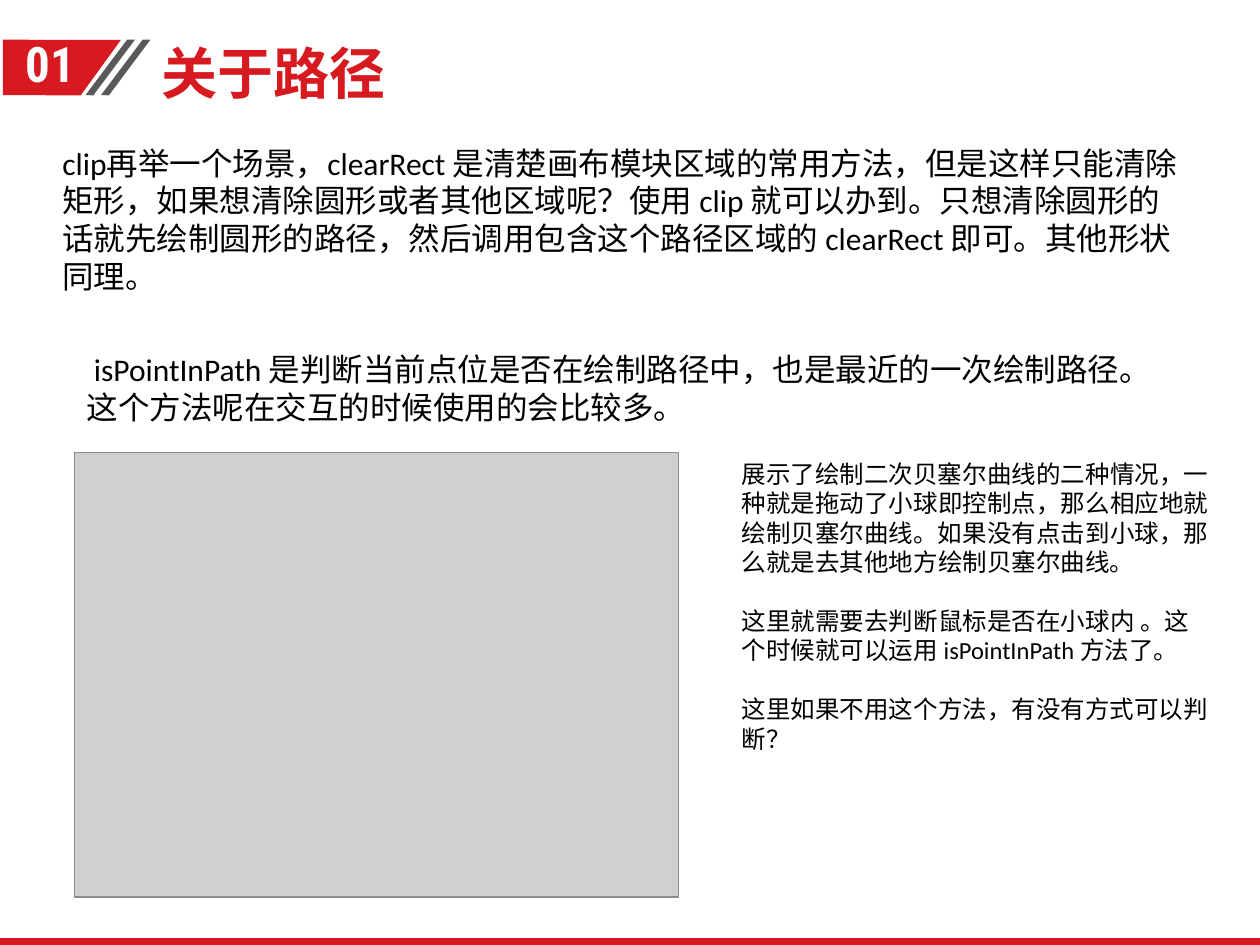
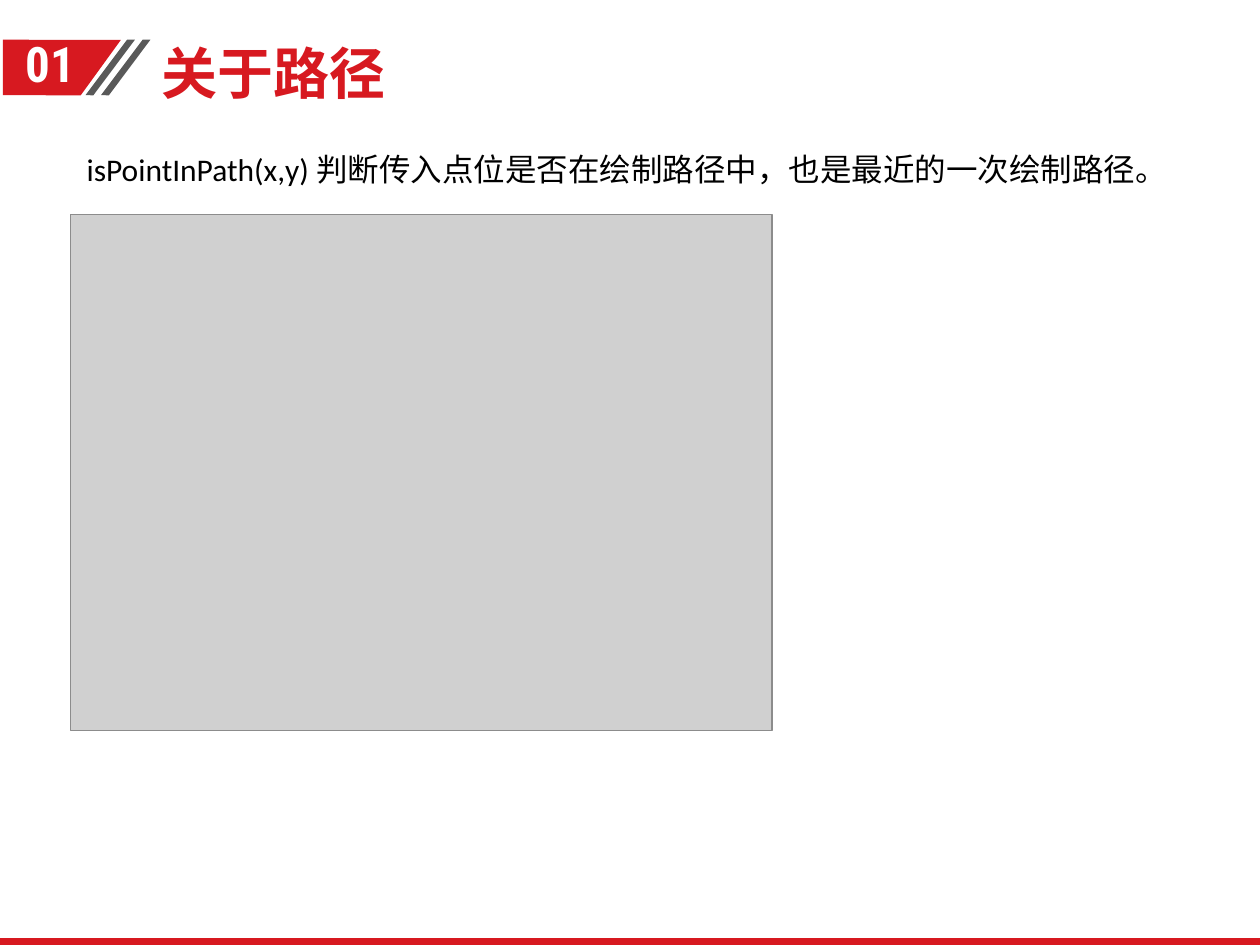
Before and after one commit to Yuchaocheng/canvas, a slide deck: slide 17 of canvas基础分享.pptx. Drawn at 1260x945 pixels with LibreOffice and Linux fonts; fonts in the diff are those of the drawing; grey boxes stand for pictures; background and template pictures are left out. Boxes give left, top, right and bottom in pixels: in the first picture for what was removed or moved away, otherwise in the second. Text is boxed around its words. In the diff, an @@ line names an element or a change of style, - is before the commit and + after.

```diff
--- a/canvas基础分享.pptx
+++ b/canvas基础分享.pptx
@@ text removed at (62, 148, 1177, 291) @@
-clip再举一个场景，clearRect 是清楚画布模块区域的常用方法，但是这样只能清除矩形，如果想清除圆形或者其他区域呢？使用 clip 就可以办到。只想清除圆形的话就先绘制圆形的路径，然后调用包含这个路径区域的 clearRect 即可。其他形状同理。
@@ text at (87, 154, 1166, 186): text changed @@
-isPointInPath 是判断当前点位是否在绘制路径中，也是最近的一次绘制路径。这个方法呢在交互的时候使用的会比较多。
+isPointInPath(x,y) 判断传入点位是否在绘制路径中，也是最近的一次绘制路径。
@@ picture: place and size @@
-picture at (74, 452, 679, 897)
+picture at (71, 214, 772, 730)
@@ text removed at (742, 462, 1209, 750) @@
-展示了绘制二次贝塞尔曲线的二种情况，一种就是拖动了小球即控制点，那么相应地就绘制贝塞尔曲线。如果没有点击到小球，那么就是去其他地方绘制贝塞尔曲线。
-这里就需要去判断鼠标是否在小球内 。这个时候就可以运用 isPointInPath 方法了。
-这里如果不用这个方法，有没有方式可以判断？
```
Also in this commit, not shown: 13 other slides changed.
